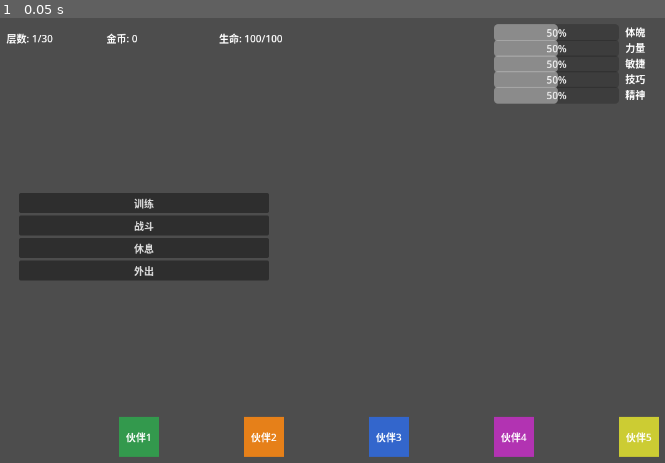
Above: before the commit, frame 1.
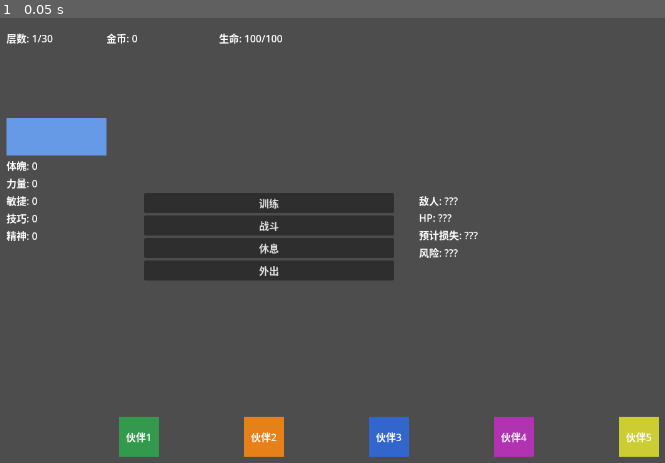
Above: after the commit, the same moment.

Repository: TianYu0321/Hero-Battle
Game: Godot game, scene res://scenes/run_main/run_main.tscn
The game is run twice, just before and just after one commit, with the same random seed, the same clock (stepped at 60 frames per second) and the same inputs. This scene is started directly instead of the project's main scene.
Inputs:
- Up to frame 1 (0.05 s): no input

The runs differ from the first frame. In frame 1, 11% of the frame differs, in the area x 0-97%, y 1-59%.

Commit message:
bug修复0510

Diff:
--- a/autoload/event_bus.gd
+++ b/autoload/event_bus.gd
@@ -33,6 +33,7 @@
 
 signal rescue_encountered(candidates: Array[Dictionary], rescue_turn: int)
 signal partner_unlocked(partner_id: String, partner_name: String, slot: int, join_turn: int, role: String)
+signal enemy_encountered(enemy_data: Dictionary)
 
 ## 局外商店信号 (Outgame Shop)
 signal mojo_coin_spent(amount: int, item_id: String)
--- a/scenes/run_main/run_main.gd
+++ b/scenes/run_main/run_main.gd
@@ -5,13 +5,11 @@
 @onready var gold_label: Label = $HudContainer/GoldLabel
 @onready var hp_label: Label = $HudContainer/HpLabel
 
-@onready var attr_bars: Array[ProgressBar] = [
-	$HudContainer/AttrBar1,
-	$HudContainer/AttrBar2,
-	$HudContainer/AttrBar3,
-	$HudContainer/AttrBar4,
-	$HudContainer/AttrBar5,
-]
+@onready var player_vit_label: Label = $PlayerInfoPanel/PlayerVitLabel
+@onready var player_str_label: Label = $PlayerInfoPanel/PlayerStrLabel
+@onready var player_agi_label: Label = $PlayerInfoPanel/PlayerAgiLabel
+@onready var player_tec_label: Label = $PlayerInfoPanel/PlayerTecLabel
+@onready var player_mnd_label: Label = $PlayerInfoPanel/PlayerMndLabel
 
 @onready var option_buttons: Array[Button] = [
 	$OptionContainer/TrainButton,
@@ -76,6 +74,7 @@
 	EventBus.panel_opened.connect(_on_panel_opened)
 	EventBus.panel_closed.connect(_on_panel_closed)
 	EventBus.training_completed.connect(_on_training_completed)
+	EventBus.enemy_encountered.connect(_on_enemy_encountered)
 
 	# --- 实例化并启动 RunController ---
 	_run_controller = RunController.new()
@@ -106,15 +105,11 @@
 	gold_label.text = "金币: %d" % gold
 	hp_label.text = "生命: %d/%d" % [current_hp, max_hp]
 
-	var attrs: Array[int] = [
-		hero_data.get("current_vit", 0),
-		hero_data.get("current_str", 0),
-		hero_data.get("current_agi", 0),
-		hero_data.get("current_tec", 0),
-		hero_data.get("current_mnd", 0),
-	]
-	for i in range(attr_bars.size()):
-		attr_bars[i].value = float(attrs[i])
+	player_vit_label.text = "体魄: %d" % hero_data.get("current_vit", 0)
+	player_str_label.text = "力量: %d" % hero_data.get("current_str", 0)
+	player_agi_label.text = "敏捷: %d" % hero_data.get("current_agi", 0)
+	player_tec_label.text = "技巧: %d" % hero_data.get("current_tec", 0)
+	player_mnd_label.text = "精神: %d" % hero_data.get("current_mnd", 0)
 
 
 func _on_node_button_pressed(index: int) -> void:
@@ -220,10 +215,16 @@
 				var new_hp: int = change.get("new", 0)
 				var max_hp: int = 100
 				hp_label.text = "生命: %d/%d" % [new_hp, max_hp]
-			1, 2, 3, 4, 5:
-				var bar_index: int = code - 1
-				if bar_index >= 0 and bar_index < attr_bars.size():
-					attr_bars[bar_index].value = float(change.get("new", 0))
+			1:
+				player_vit_label.text = "体魄: %d" % change.get("new", 0)
+			2:
+				player_str_label.text = "力量: %d" % change.get("new", 0)
+			3:
+				player_agi_label.text = "敏捷: %d" % change.get("new", 0)
+			4:
+				player_tec_label.text = "技巧: %d" % change.get("new", 0)
+			5:
+				player_mnd_label.text = "精神: %d" % change.get("new", 0)
 
 
 func _on_pvp_result(result: Dictionary) -> void:
@@ -240,6 +241,20 @@
 func _on_floor_changed(current_floor: int, max_floor: int, floor_type: String) -> void:
 	floor_label.text = "层数: %d/%d" % [current_floor, max_floor]
 	print("[RunMain HUD] 楼层 %d/%d，类型: %s" % [current_floor, max_floor, floor_type])
+
+
+func _on_enemy_encountered(enemy_data: Dictionary) -> void:
+	update_enemy_info(enemy_data)
+
+
+func update_enemy_info(enemy_data: Dictionary) -> void:
+	enemy_info_panel.visible = true
+	enemy_name_label.text = "敌人: %s" % enemy_data.get("name", "???")
+	var max_hp: int = enemy_data.get("max_hp", 0)
+	var current_hp: int = enemy_data.get("current_hp", max_hp)
+	enemy_hp_label.text = "HP: %d/%d" % [current_hp, max_hp]
+	var estimated_damage: int = enemy_data.get("estimated_damage", 0)
+	predicted_damage_label.text = "预计损失血量: %d" % estimated_damage
 
 
 ## v2: 更新怪物信息和预计损失血量
--- a/scenes/run_main/run_main.tscn
+++ b/scenes/run_main/run_main.tscn
@@ -42,91 +42,11 @@
 offset_bottom = 50.0
 text = "生命: 100/100"
 
-[node name="AttrBar1" type="ProgressBar" parent="HudContainer"]
-layout_mode = 0
-offset_left = 800.0
-offset_top = 10.0
-offset_right = 1000.0
-offset_bottom = 30.0
-value = 50.0
-
-[node name="AttrLabel1" type="Label" parent="HudContainer"]
-layout_mode = 0
-offset_left = 1010.0
-offset_top = 10.0
-offset_right = 1100.0
-offset_bottom = 30.0
-text = "体魄"
-
-[node name="AttrBar2" type="ProgressBar" parent="HudContainer"]
-layout_mode = 0
-offset_left = 800.0
-offset_top = 35.0
-offset_right = 1000.0
-offset_bottom = 55.0
-value = 50.0
-
-[node name="AttrLabel2" type="Label" parent="HudContainer"]
-layout_mode = 0
-offset_left = 1010.0
-offset_top = 35.0
-offset_right = 1100.0
-offset_bottom = 55.0
-text = "力量"
-
-[node name="AttrBar3" type="ProgressBar" parent="HudContainer"]
-layout_mode = 0
-offset_left = 800.0
-offset_top = 60.0
-offset_right = 1000.0
-offset_bottom = 80.0
-value = 50.0
-
-[node name="AttrLabel3" type="Label" parent="HudContainer"]
-layout_mode = 0
-offset_left = 1010.0
-offset_top = 60.0
-offset_right = 1100.0
-offset_bottom = 80.0
-text = "敏捷"
-
-[node name="AttrBar4" type="ProgressBar" parent="HudContainer"]
-layout_mode = 0
-offset_left = 800.0
-offset_top = 85.0
-offset_right = 1000.0
-offset_bottom = 105.0
-value = 50.0
-
-[node name="AttrLabel4" type="Label" parent="HudContainer"]
-layout_mode = 0
-offset_left = 1010.0
-offset_top = 85.0
-offset_right = 1100.0
-offset_bottom = 105.0
-text = "技巧"
-
-[node name="AttrBar5" type="ProgressBar" parent="HudContainer"]
-layout_mode = 0
-offset_left = 800.0
-offset_top = 110.0
-offset_right = 1000.0
-offset_bottom = 130.0
-value = 50.0
-
-[node name="AttrLabel5" type="Label" parent="HudContainer"]
-layout_mode = 0
-offset_left = 1010.0
-offset_top = 110.0
-offset_right = 1100.0
-offset_bottom = 130.0
-text = "精神"
-
 [node name="OptionContainer" type="VBoxContainer" parent="."]
 layout_mode = 0
-offset_left = 40.0
+offset_left = 240.0
 offset_top = 280.0
-offset_right = 440.0
+offset_right = 640.0
 offset_bottom = 470.0
 
 [node name="TrainButton" type="Button" parent="OptionContainer"]
@@ -148,9 +68,9 @@
 [node name="TrainingPanel" type="VBoxContainer" parent="."]
 visible = false
 layout_mode = 0
-offset_left = 40.0
+offset_left = 240.0
 offset_top = 280.0
-offset_right = 440.0
+offset_right = 640.0
 offset_bottom = 530.0
 
 [node name="TitleLabel" type="Label" parent="TrainingPanel"]
@@ -283,12 +203,43 @@
 layout_mode = 2
 text = "选择"
 
+[node name="PlayerInfoPanel" type="VBoxContainer" parent="."]
+layout_mode = 0
+offset_left = 20.0
+offset_top = 160.0
+offset_right = 180.0
+offset_bottom = 420.0
+
+[node name="PlayerPortrait" type="ColorRect" parent="PlayerInfoPanel"]
+custom_minimum_size = Vector2(60, 60)
+layout_mode = 2
+color = Color(0.4, 0.6, 0.9, 1)
+
+[node name="PlayerVitLabel" type="Label" parent="PlayerInfoPanel"]
+layout_mode = 2
+text = "体魄: 0"
+
+[node name="PlayerStrLabel" type="Label" parent="PlayerInfoPanel"]
+layout_mode = 2
+text = "力量: 0"
+
+[node name="PlayerAgiLabel" type="Label" parent="PlayerInfoPanel"]
+layout_mode = 2
+text = "敏捷: 0"
+
+[node name="PlayerTecLabel" type="Label" parent="PlayerInfoPanel"]
+layout_mode = 2
+text = "技巧: 0"
+
+[node name="PlayerMndLabel" type="Label" parent="PlayerInfoPanel"]
+layout_mode = 2
+text = "精神: 0"
+
 [node name="EnemyInfoPanel" type="VBoxContainer" parent="."]
-visible = false
-layout_mode = 0
-offset_left = 500.0
+layout_mode = 0
+offset_left = 680.0
 offset_top = 280.0
-offset_right = 700.0
+offset_right = 880.0
 offset_bottom = 380.0
 
 [node name="EnemyNameLabel" type="Label" parent="EnemyInfoPanel"]
--- a/scenes/test/test_full_run.gd
+++ b/scenes/test/test_full_run.gd
@@ -168,7 +168,7 @@
 	_last_node_result = result
 
 	# 检测精英战触发
-	if node_type == "OUTING" and result.get("event", "") == "elite":
+	if node_type == "OUTING" and result.get("event", "") == "elite_battle":
 		_mechanics.elite_triggered = true
 		print("  [MECHANIC] 精英战触发!")
 
--- a/scripts/systems/node_resolver.gd
+++ b/scripts/systems/node_resolver.gd
@@ -76,18 +76,101 @@
 	}
 
 
+func generate_enemy_for_floor(floor: int) -> Dictionary:
+	## 根据层数生成敌人信息（供UI预显示和简化战斗）
+	var enemy_cfgs: Dictionary = ConfigManager.get_all_enemy_configs()
+	var candidates: Array[Dictionary] = []
+	for k in enemy_cfgs:
+		var cfg: Dictionary = enemy_cfgs[k]
+		if cfg.is_empty() or not cfg.has("id"):
+			continue
+		var min_turn: int = cfg.get("appear_turn_min", 0)
+		var max_turn: int = cfg.get("appear_turn_max", 999)
+		if floor >= min_turn and floor <= max_turn:
+			candidates.append(cfg)
+
+	if candidates.is_empty():
+		## 默认敌人（层数越高越强）
+		var base_hp: int = 30 + floor * 5
+		var base_atk: int = 5 + floor * 2
+		return {
+			"name": "第%d层怪物" % floor,
+			"max_hp": base_hp,
+			"current_hp": base_hp,
+			"attack": base_atk,
+			"gold_drop": 10 + floor,
+			"estimated_damage": maxi(1, int(base_atk * 0.5)),
+		}
+	else:
+		var cfg: Dictionary = candidates[randi() % candidates.size()]
+		var base_hp: int = 50 + floor * 3
+		var base_atk: int = 5 + floor * 2
+		return {
+			"name": cfg.get("name", "???"),
+			"max_hp": base_hp,
+			"current_hp": base_hp,
+			"attack": base_atk,
+			"gold_drop": cfg.get("reward_gold_min", 20),
+			"estimated_damage": maxi(1, int(base_atk * 0.5)),
+			"enemy_config_id": cfg.get("id", 2001),
+		}
+
+
 func _resolve_battle(context: Dictionary) -> Dictionary:
-	## 普通战斗 — 根据当前层数选择敌人，返回战斗标记由调用方执行
+	## 简化回合制战斗：hero_attack vs enemy_hp，20回合上限
 	var turn: int = context.get("turn", 1)
-	var enemy_id: int = _select_enemy_for_turn(turn)
-	return {
+	var hero = context.get("hero")
+
+	## 生成敌人
+	var enemy: Dictionary = generate_enemy_for_floor(turn)
+	EventBus.emit_signal("enemy_encountered", enemy)
+
+	var result: Dictionary = {
 		"success": true,
 		"node_type": NodePoolSystem.NodeType.BATTLE,
-		"requires_battle": true,
+		"requires_battle": false,
 		"is_elite": false,
-		"enemy_config_id": enemy_id,
+		"enemy_data": enemy,
 		"rewards": [],
-	}
+		"logs": [],
+	}
+
+	if hero == null:
+		push_error("[NodeResolver] BATTLE node requires hero in context")
+		return result
+
+	## 简化攻击计算
+	var hero_attack: int = hero.current_str * 2 + hero.current_tec
+	var battle_rounds: int = 0
+	var hero_hp_loss: int = 0
+	var enemy_hp: int = enemy.get("current_hp", 50)
+	var enemy_atk: int = enemy.get("attack", 10)
+
+	while enemy_hp > 0 and battle_rounds < 20:
+		## 玩家攻击
+		enemy_hp -= hero_attack
+		battle_rounds += 1
+
+		## 敌人反击
+		if enemy_hp > 0:
+			var damage: int = maxi(1, enemy_atk - hero.current_vit)
+			hero_hp_loss += damage
+
+			## 检查玩家死亡（累计伤害是否超过当前HP）
+			if hero_hp_loss >= hero.current_hp:
+				result["success"] = false
+				result["logs"].append("第%d层：战斗失败，生命耗尽" % turn)
+				result["rewards"].append({"type": "hp_damage", "amount": hero_hp_loss})
+				return result
+
+	## 战斗胜利
+	if enemy_hp <= 0:
+		var gold_reward: int = enemy.get("gold_drop", 20)
+		result["rewards"].append({"type": "gold", "amount": gold_reward})
+		result["rewards"].append({"type": "hp_damage", "amount": hero_hp_loss})
+		result["logs"].append("第%d层：战斗胜利，获得%d金币，损失%d生命" % [turn, gold_reward, hero_hp_loss])
+
+	return result
 
 
 func _resolve_rest(context: Dictionary) -> Dictionary:
@@ -107,20 +190,20 @@
 
 func _resolve_outing(context: Dictionary) -> Dictionary:
 	## 外出 — 触发随机事件池
-	var total_weight: int = 0
+	var total_weight: float = 0.0
 	for evt in _OUTING_EVENTS:
-		total_weight += evt.get("weight", 0)
-	var roll: int = randi() % total_weight
-	var cumulative: int = 0
-	var selected_event: String = "rest"
+		total_weight += evt.get("weight", 0.0)
+	var roll: float = randf() * total_weight
+	var cumulative: float = 0.0
+	var selected_event: String = "gold_bonus"
 	for evt in _OUTING_EVENTS:
-		cumulative += evt.get("weight", 0)
+		cumulative += evt.get("weight", 0.0)
 		if roll < cumulative:
-			selected_event = evt.get("event", "rest")
+			selected_event = evt.get("event", "gold_bonus")
 			break
 
 	## 精英战需要返回战斗标记
-	if selected_event == "elite":
+	if selected_event == "elite_battle":
 		var turn: int = context.get("turn", 1)
 		var enemy_id: int = _select_enemy_for_turn(turn)
 		return {
@@ -133,14 +216,25 @@
 			"rewards": [],
 		}
 
-	## 商店事件
-	if selected_event == "shop":
-		return {
-			"success": true,
-			"node_type": NodePoolSystem.NodeType.OUTING,
-			"event": selected_event,
-			"requires_ui_selection": true,
-			"rewards": [],
+	## 金币奖励
+	if selected_event == "gold_bonus":
+		var gold_amount: int = randi() % 30 + 20
+		return {
+			"success": true,
+			"node_type": NodePoolSystem.NodeType.OUTING,
+			"event": selected_event,
+			"rewards": [{"type": "gold", "amount": gold_amount}],
+		}
+
+	## 完全恢复
+	if selected_event == "full_heal":
+		var hero: RuntimeHero = context.get("hero")
+		var heal_amount: int = hero.max_hp - hero.current_hp if hero != null else 50
+		return {
+			"success": true,
+			"node_type": NodePoolSystem.NodeType.OUTING,
+			"event": selected_event,
+			"rewards": [{"type": "hp_heal", "amount": heal_amount}],
 		}
 
 	## 陷阱事件（简化：损失10%生命）
@@ -154,17 +248,17 @@
 			"rewards": [{"type": "hp_damage", "amount": trap_damage}],
 		}
 
-	## 休息/回复泉事件
-	if selected_event in ["rest", "heal"]:
-		var hero: RuntimeHero = context.get("hero")
-		var heal_amount: int = int(hero.max_hp * 0.15) if hero != null else 15
-		return {
-			"success": true,
-			"node_type": NodePoolSystem.NodeType.OUTING,
-			"event": selected_event,
-			"rewards": [{"type": "hp_heal", "amount": heal_amount}],
-		}
-
+	## 小偷事件（损失20%金币）
+	if selected_event == "thief":
+		return {
+			"success": true,
+			"node_type": NodePoolSystem.NodeType.OUTING,
+			"event": selected_event,
+			"rewards": [{"type": "gold_theft", "ratio": 0.2}],
+		}
+
+	## 其他事件（random_level_up, lv5_training, weakness, weaken_potion）
+	## 简化处理：无即时效果，仅记录事件类型
 	return {
 		"success": true,
 		"node_type": NodePoolSystem.NodeType.OUTING,
--- a/scripts/systems/run_controller.gd
+++ b/scripts/systems/run_controller.gd
@@ -133,6 +133,11 @@
 
 	EventBus.emit_signal("node_selected", node_index)
 	_change_state(RunState.RUNNING_NODE_EXECUTE)
+
+	# 如果是战斗节点，预生成敌人信息供UI显示
+	if _pending_node_type == NodePoolSystem.NodeType.BATTLE:
+		var enemy_data: Dictionary = _node_resolver.generate_enemy_for_floor(_run.current_turn)
+		EventBus.emit_signal("enemy_encountered", enemy_data)
 
 	# 执行节点
 	var context: Dictionary = {
@@ -286,7 +291,7 @@
 		EventBus.emit_signal("panel_opened", _get_panel_name_from_node_type(_pending_node_type), result)
 		return
 
-	# 处理需要接入BattleEngine的战斗节点
+	# 处理需要接入BattleEngine的战斗节点（保留完整战斗引擎路径）
 	if result.get("requires_battle", false):
 		var enemy_config_id: int = result.get("enemy_config_id", 2001)
 		var battle_result: Dictionary = _run_battle_engine(enemy_config_id)
@@ -317,9 +322,12 @@
 		_finish_node_execution(result)
 		return
 	else:
-		# 处理普通奖励
+		# 处理普通奖励（含简化战斗返回的hp_damage/gold）
 		for reward in result.get("rewards", []):
 			_process_reward(reward)
+		# 如果战斗失败导致死亡，已触发_end_run，不再推进回合
+		if _run != null and _run.run_status != 1:
+			return
 
 	_finish_node_execution(result)
 
@@ -348,7 +356,7 @@
 			var damage_amount: int = reward.get("amount", 0)
 			if _hero != null and damage_amount > 0:
 				var old_hp: int = _hero.current_hp
-				_hero.current_hp = maxi(1, _hero.current_hp - damage_amount)
+				_hero.current_hp = maxi(0, _hero.current_hp - damage_amount)
 				_hero.is_alive = _hero.current_hp > 0
 				EventBus.emit_signal("stats_changed", _hero.id, {
 					0: {"old": old_hp, "new": _hero.current_hp, "delta": old_hp - _hero.current_hp, "attr_code": 0}
Not shown, added: Docs/0510改动/task-card-ui-combat.md
Not shown, added: Docs/0510改动/变更日志_2026-05-10_append.md
